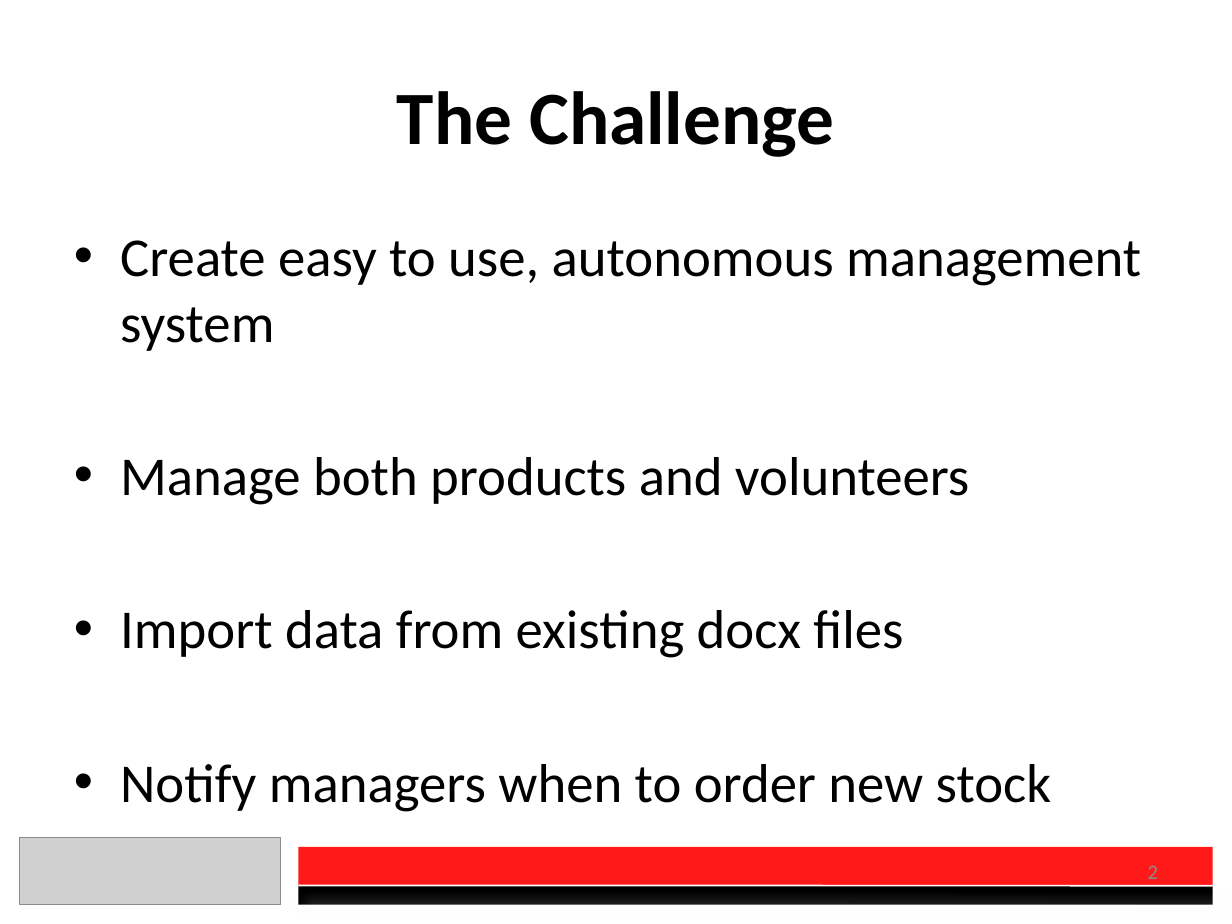
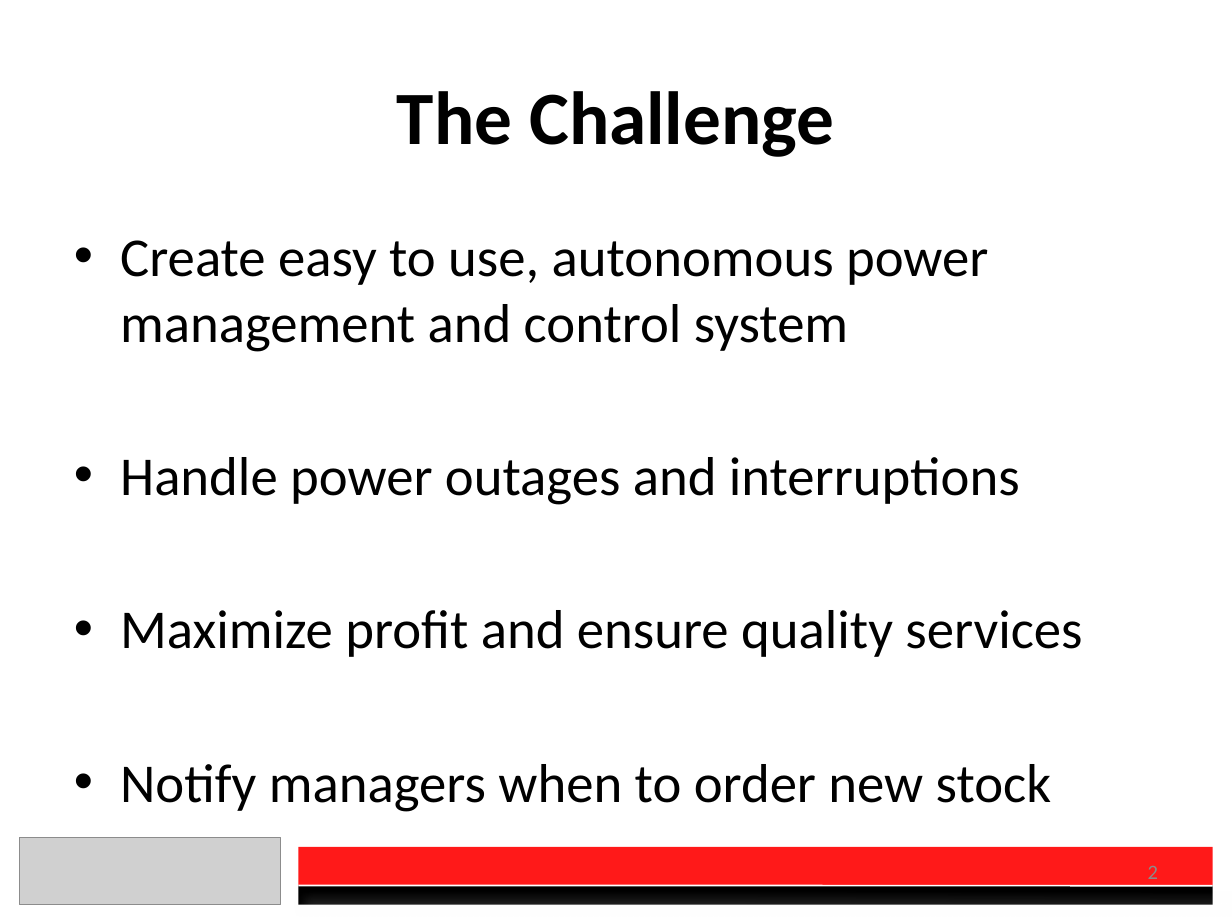
Before and after one commit to DanielSauve/OEC2017, a slide deck: slide 2 of Presentation.pptx. Drawn at 1232x924 pixels with LibreOffice and Linux fonts; fonts in the diff are those of the drawing; grey boxes stand for pictures. Boxes give left, top, right and bottom in pixels: in the first picture for what was removed or moved away, otherwise in the second. Text is boxed around its words. In the diff, an @@ line names an element or a change of style, - is before the commit and + after.

```diff
--- a/Presentation.pptx
+++ b/Presentation.pptx
@@ text at [120, 240, 1082, 657]: text changed @@
-• Create easy to use, autonomous management system
-• Manage both products and volunteers
-• Import data from existing docx files
+• Create easy to use, autonomous power management and control system
+• Handle power outages and interruptions
+• Maximize profit and ensure quality services
```
Also in this commit, not shown: 4 other slides changed, 1 slide added, 4 other files.
